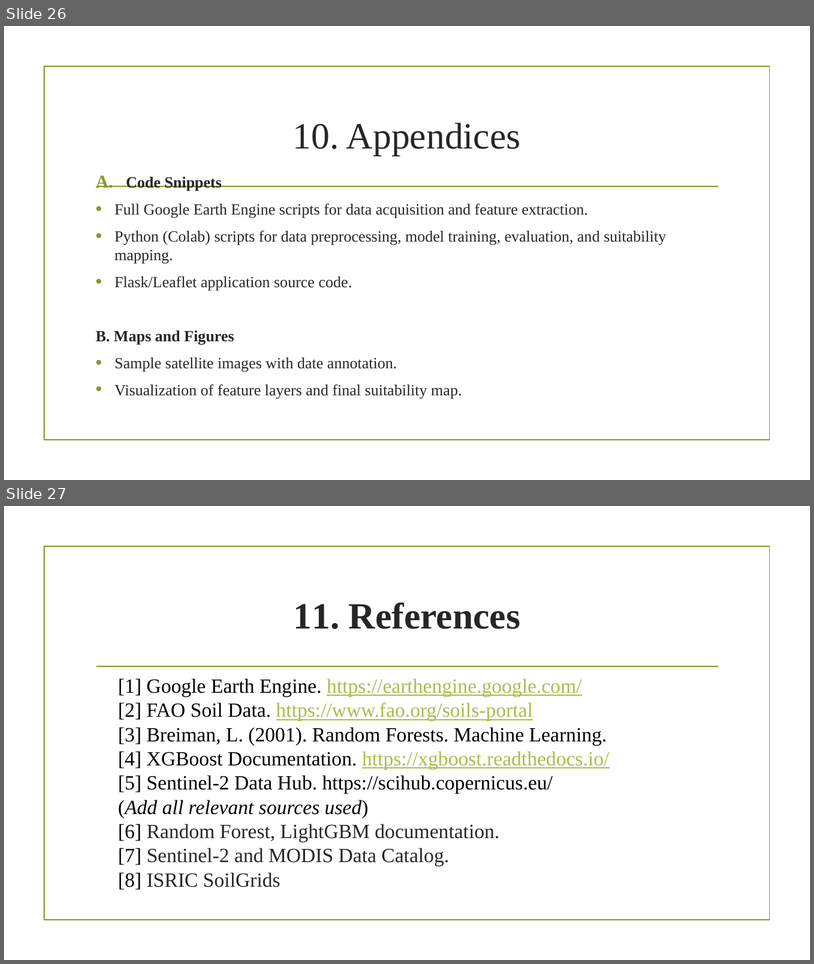
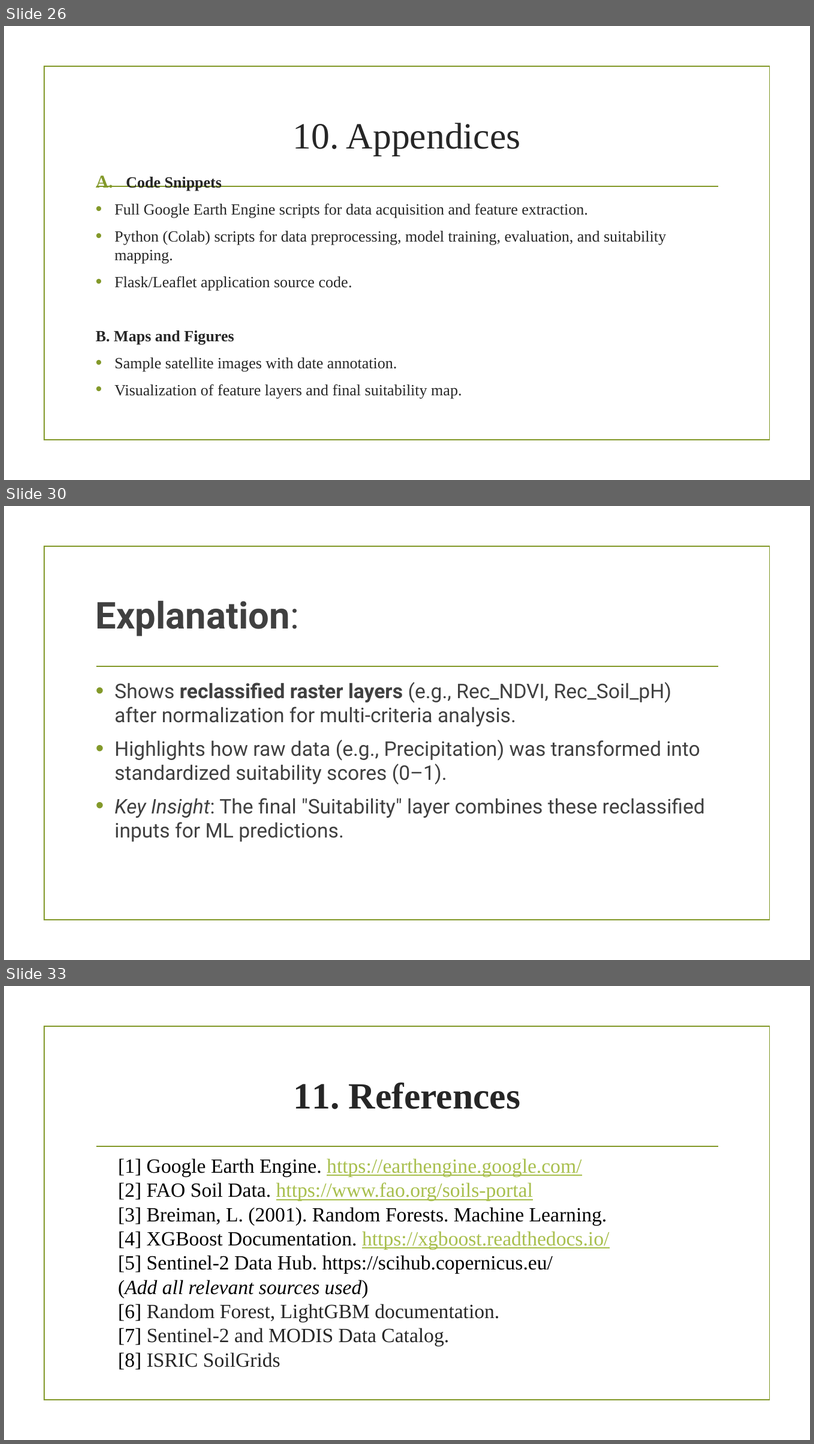
Before and after one commit to abdramanemhtali/GIS_Projects-For-Final-Exams, a slide deck: Projects For Final Exams/Final_Report/Final Project Report Advanced GIS-ML Based Crop Recommendation System for Sustainable.pptx. Shown one above the other, each under a label of ours: slides 26 and 27 before the commit, slides 26, 30 and 33 after it; the slides between them are not shown. The pictures are 814x964 and 814x1444 pixels, drawn with LibreOffice and Linux fonts; fonts in the diff are those of the drawing; background and template pictures are left out. Boxes give left, top, right and bottom in pixels: in the first picture for what was removed or moved away, otherwise in the second. Text is boxed around its words. In the diff, an @@ line names an element or a change of style, - is before the commit and + after.

```diff
--- a/Projects For Final Exams/Final_Report/Final Project Report Advanced GIS-ML Based Crop Recommendation System for Sustainable.pptx
+++ b/Projects For Final Exams/Final_Report/Final Project Report Advanced GIS-ML Based Crop Recommendation System for Sustainable.pptx
@@ slide 30 added at box(4, 506, 810, 960), background picture (left out); not listed: 2 template elements that a slide beside it also shows @@
@@ title added at box(96, 601, 299, 636), 44 pt, text #404040, bold @@
+Explanation:
@@ text added at box(114, 682, 705, 841), 24 pt, text #404040 @@
+• Shows reclassified raster layers (e.g., Rec_NDVI, Rec_Soil_pH) after normalization for multi-criteria analysis.
+• Highlights how raw data (e.g., Precipitation) was transformed into standardized suitability scores (0–1).
+• Key Insight: The final "Suitability" layer combines these reclassified inputs for ML predictions.
@@ what was slide 27 is now slide 33 @@
```
Also in this commit, not shown: 5 other slides added.
